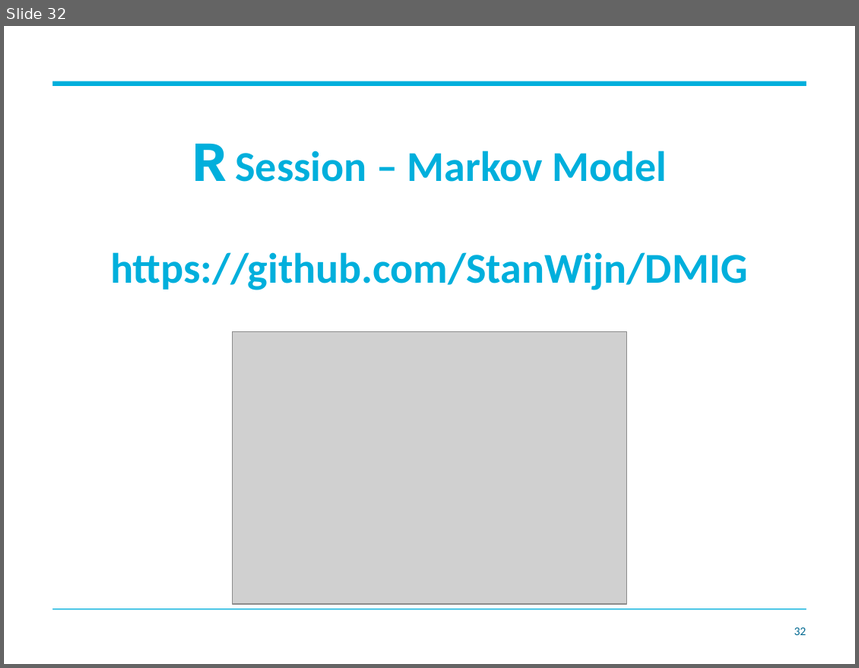
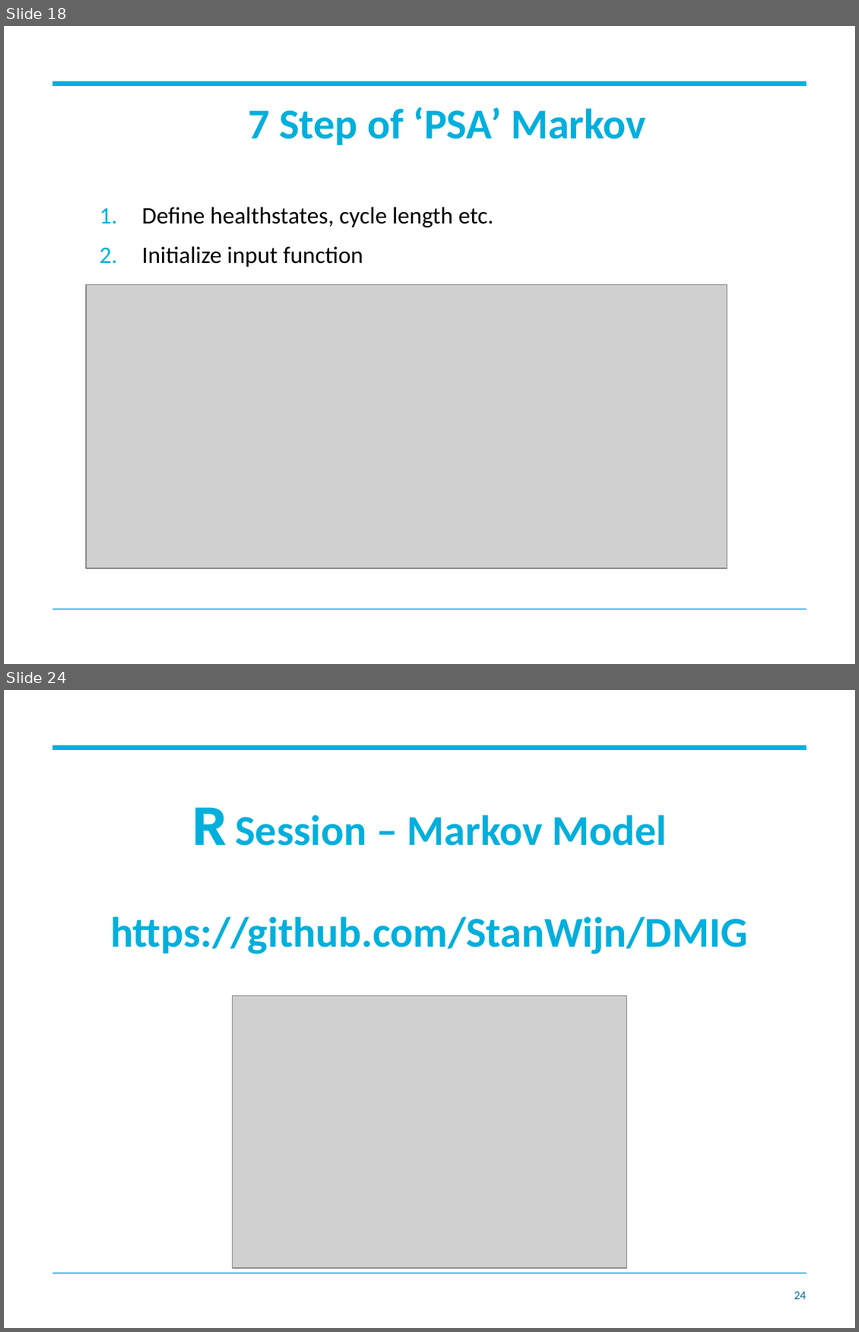
Before and after one commit to StanWijn/DMIG, a slide deck: R software in decision modelling - Part 2.pptx. Shown one above the other, each under a label of ours: slide 32 before the commit, slides 18 and 24 after it; the slides between them are not shown. The pictures are 859x668 and 859x1332 pixels, drawn with LibreOffice and Linux fonts; fonts in the diff are those of the drawing; grey boxes stand for pictures; background and template pictures are left out. Boxes give left, top, right and bottom in pixels: in the first picture for what was removed or moved away, otherwise in the second. Text is boxed around its words. In the diff, an @@ line names an element or a change of style, - is before the commit and + after.

```diff
--- a/R software in decision modelling - Part 2.pptx
+++ b/R software in decision modelling - Part 2.pptx
@@ slide 18 added at <box>4,26,855,664</box>, background #FFFFFF; not listed: 2 template elements that a slide beside it also shows @@
@@ title added at <box>248,107,646,145</box>, 36 pt, text #00AFDC, bold @@
+7 Step of ‘PSA’ Markov
@@ text added at <box>142,207,493,267</box>, 20 pt, text #000000 @@
+1. Define healthstates, cycle length etc.
+2. Initialize input function
@@ picture added at <box>86,284,727,568</box> @@
@@ what was slide 32 is now slide 24 @@
@@ page number at <box>794,1292,807,1300</box>: text changed @@
-32
+24
```
Also in this commit, not shown: 7 slides changed, 14 other slides added, 26 slides removed, 4 other files.
